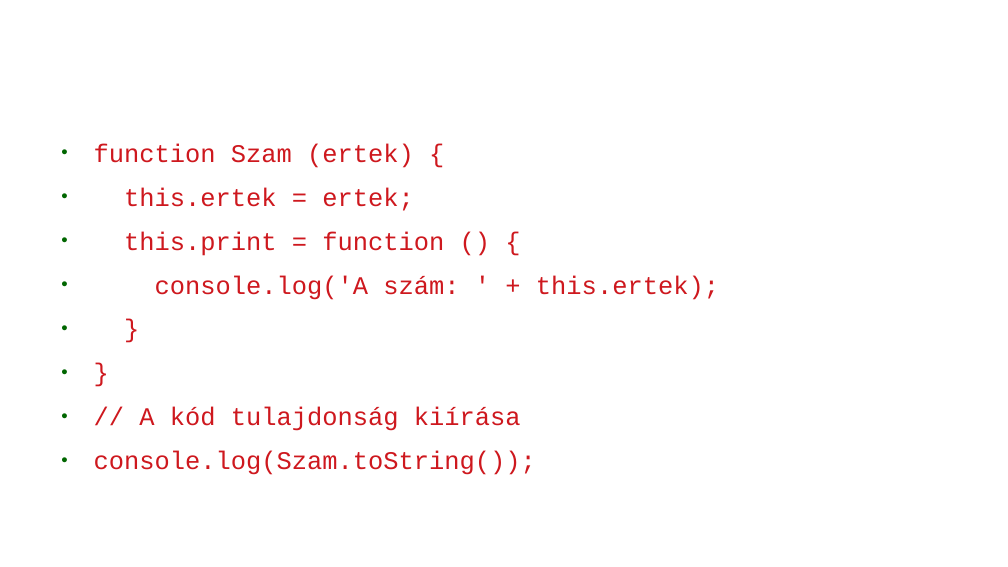
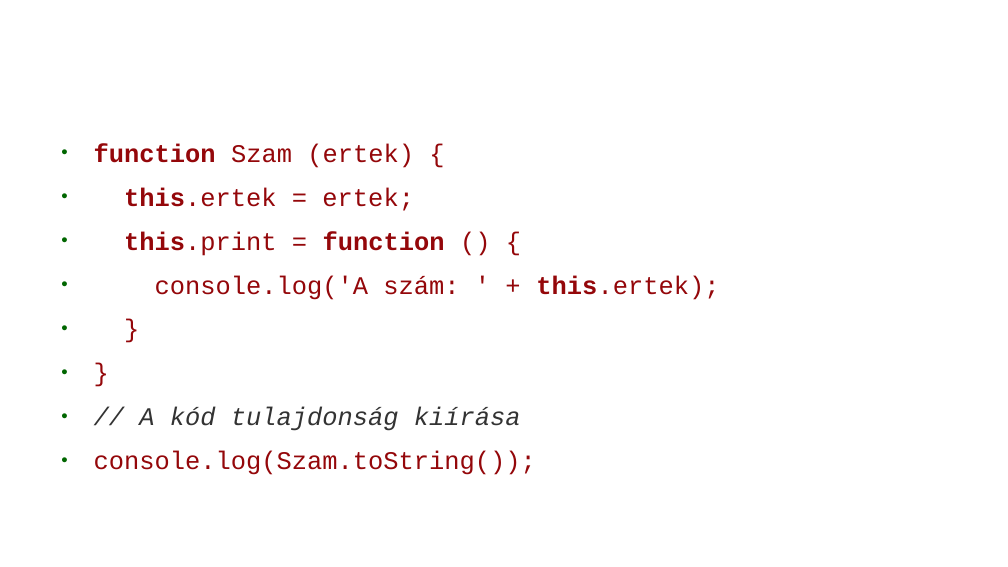
Before and after one commit to webandras/google_earth_engine_kutatas, a slide deck: slide 29 of google_earth_engine_gulacsi_andras_2018.odp (slide 25 before the commit). Drawn at 1008x567 pixels with LibreOffice and Linux fonts; fonts in the diff are those of the drawing; background and template pictures are left out. Boxes give left, top, right and bottom in pixels: in the first picture for what was removed or moved away, otherwise in the second. Text is boxed around its words. In the diff, an @@ line names an element or a change of style, - is before the commit and + after.

```diff
--- a/google_earth_engine_gulacsi_andras_2018.odp
+++ b/google_earth_engine_gulacsi_andras_2018.odp
@@ text "function Szam (ertek) {" at (94, 143, 719, 475): text colour #CE181E to #94070A in "function Szam (ertek) {", "this.ertek = ertek;", "this.print = function () {", "console.log('A szám: ' + this.ertek);" and 3 more places; bold on in "function", "this.ertek", "this.print function", "this.ertek);"; text colour #CE181E to #333333, italic on in "// A kód tulajdonság kiírása" @@
```
Also in this commit, not shown: 13 other slides changed, 14 slides added, 5 slides removed, 1 other file.
